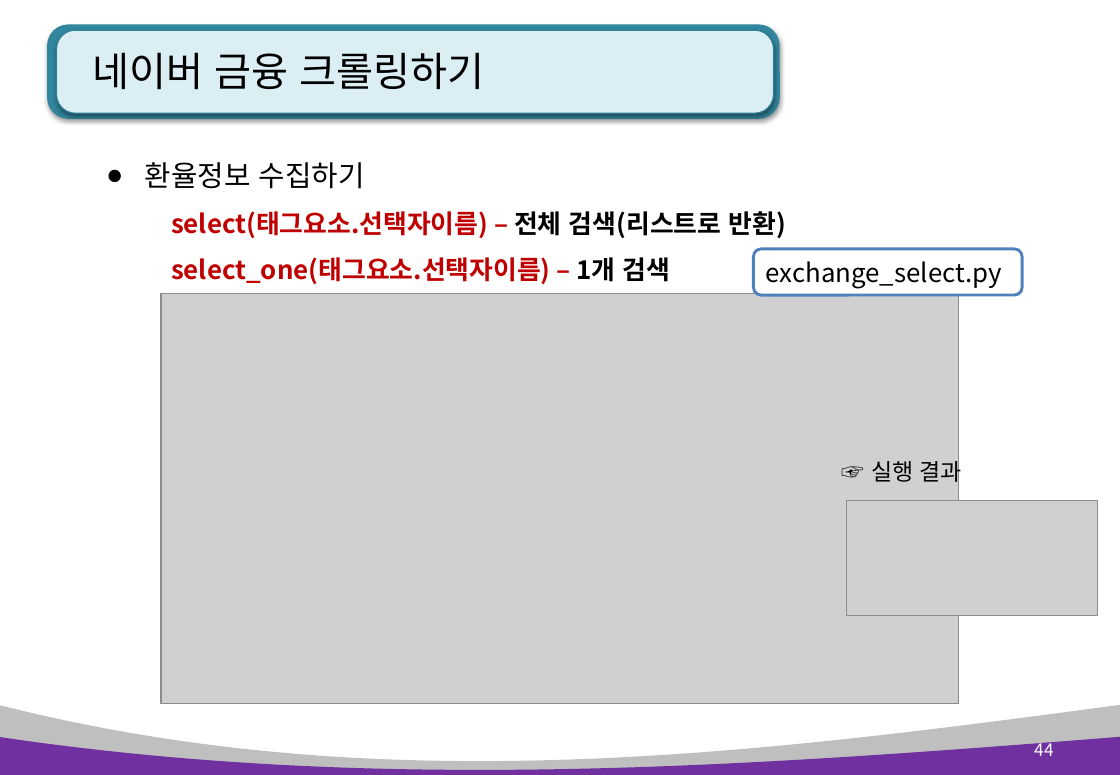
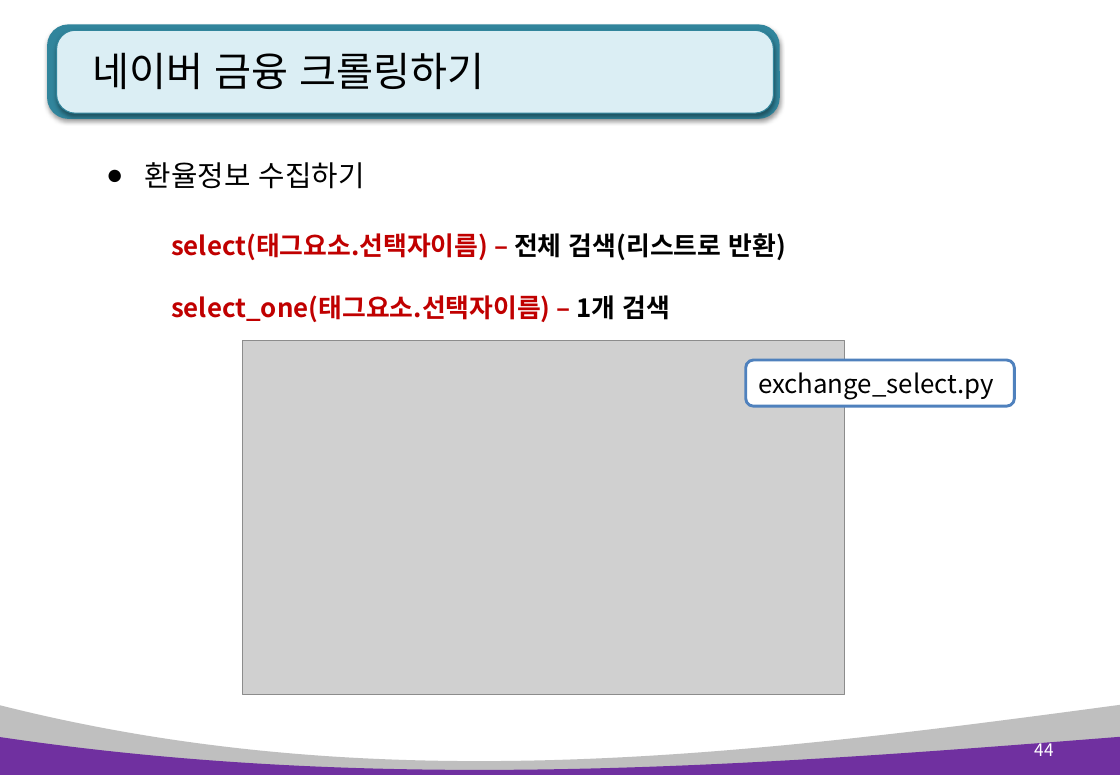
Before and after one commit to kiyongee2/green_project_web, a slide deck: slide 44 of python_ppt/Python 12장. 정규표현식과 웹 스크래핑.pptx. Drawn at 1120x775 pixels with LibreOffice and Linux fonts; fonts in the diff are those of the drawing; grey boxes stand for pictures. Boxes give left, top, right and bottom in pixels: in the first picture for what was removed or moved away, otherwise in the second. Text is boxed around its words. In the diff, an @@ line names an element or a change of style, - is before the commit and + after.

```diff
--- a/python_ppt/Python 12장. 정규표현식과 웹 스크래핑.pptx
+++ b/python_ppt/Python 12장. 정규표현식과 웹 스크래핑.pptx
@@ text "select(태그요소.선택자이름) – 전체 검색(리스트로 반환)" at [171, 233, 786, 322]: line spacing 1.5 to 2 @@
@@ picture: place and size @@
-picture at [161, 294, 960, 703]
+picture at [243, 340, 846, 695]
@@ rounded rectangle "exchange_select.py": place and size @@
-rounded rectangle "exchange_select.py" at [754, 249, 1023, 296]
+rounded rectangle "exchange_select.py" at [746, 360, 1015, 406]
@@ text removed at [871, 457, 962, 486] @@
-☞ 실행 결과
@@ picture removed at [847, 501, 1097, 616] @@
```
Also in this commit, not shown: 6 other slides changed, 1 slide added, 1 other file.
